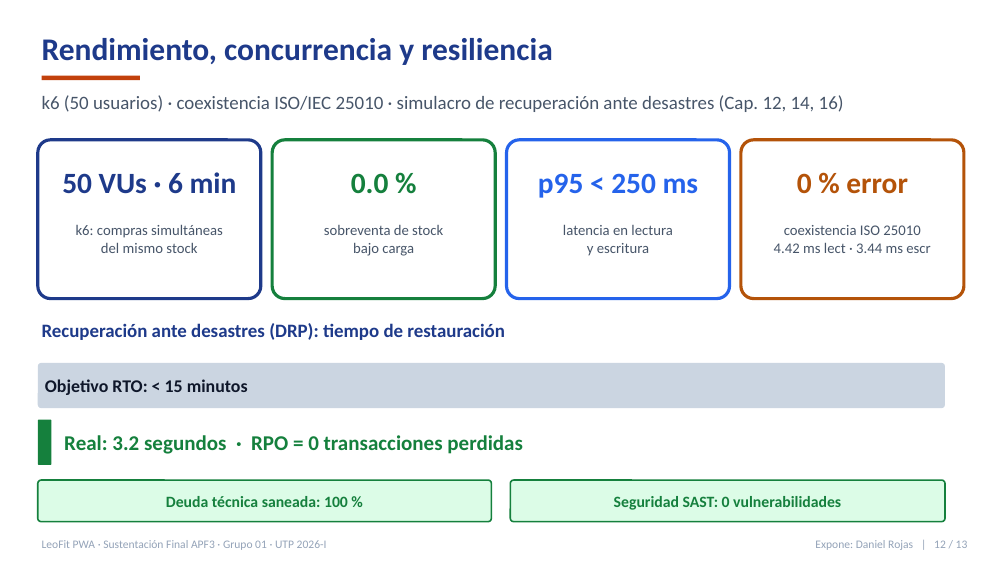
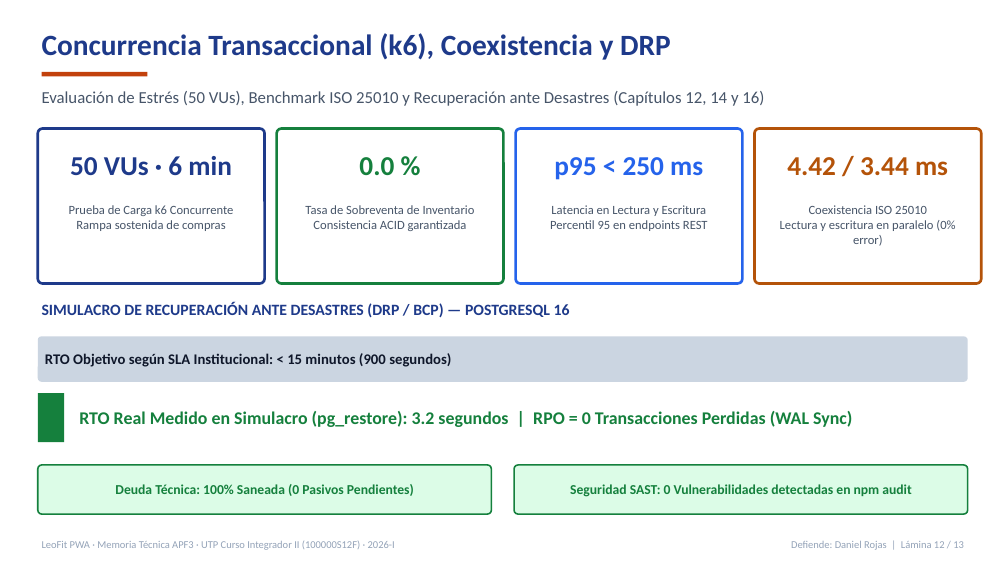
Before and after one commit to Leofit-Solutions-Grupo01/leofit-pedidos-sistema, a slide deck: slide 12 of docs/01_entregable_final_apf3/presentacion_sustentacion/APF3_LEOFIT_Presentacion.pptx. Drawn at 1008x567 pixels with LibreOffice and Linux fonts; fonts in the diff are those of the drawing. Boxes give left, top, right and bottom in pixels: in the first picture for what was removed or moved away, otherwise in the second. Text is boxed around its words. In the diff, an @@ line names an element or a change of style, - is before the commit and + after.

Commit message:
docs(apf3): upgrade presentation with real code snippets, ACID locks, DDL schemas and security telemetry

```diff
--- a/docs/01_entregable_final_apf3/presentacion_sustentacion/APF3_LEOFIT_Presentacion.pptx
+++ b/docs/01_entregable_final_apf3/presentacion_sustentacion/APF3_LEOFIT_Presentacion.pptx
@@ text at (42,33,671,60): text changed; size 30 to 28 pt @@
-Rendimiento, concurrencia y resiliencia
+Concurrencia Transaccional (k6), Coexistencia y DRP
@@ rectangle: place and size @@
-rectangle at (42,76,140,80)
+rectangle at (42,72,147,76)
@@ text at (42,91,764,106): text changed; size 18 to 16 pt @@
-k6 (50 usuarios) · coexistencia ISO/IEC 25010 · simulacro de recuperación ante desastres (Cap. 12, 14, 16)
+Evaluación de Estrés (50 VUs), Benchmark ISO 25010 y Recuperación ante Desastres (Capítulos 12, 14 y 16)
@@ text "50 VUs · 6 min": place and size @@
-text "50 VUs · 6 min" at (62,172,237,194)
+text "50 VUs · 6 min" at (70,156,232,175)
@@ rounded rectangle: place and size @@
-rounded rectangle at (38,140,261,299)
+rounded rectangle at (38,129,265,284)
@@ rounded rectangle at (38,129,265,284): outline #1E3A8A 3 pt to #1E3A8A 2.5 pt; proportions changed @@
@@ text "0.0 %": place and size @@
-text "0.0 %" at (351,173,389,193)
+text "0.0 %" at (359,157,394,175)
@@ rounded rectangle: place and size @@
-rounded rectangle at (272,140,495,299)
+rounded rectangle at (277,129,504,284)
@@ rounded rectangle at (277,129,504,284): outline #15803D 3 pt to #15803D 2.5 pt; proportions changed @@
@@ size 28 to 26 pt in 3 elements at (70,156,232,175), (359,157,394,175), (554,157,703,180) @@
@@ text "p95 < 250 ms": place and size @@
-text "p95 < 250 ms" at (538,173,699,198)
+text "p95 < 250 ms" at (554,157,703,180)
@@ rounded rectangle: place and size @@
-rounded rectangle at (507,140,730,299)
+rounded rectangle at (516,129,743,284)
@@ rounded rectangle at (516,129,743,284): outline #2563EB 3 pt to #2563EB 2.5 pt; proportions changed @@
@@ rounded rectangle: place and size @@
-rounded rectangle at (741,140,964,299)
+rounded rectangle at (755,129,982,284)
@@ rounded rectangle at (755,129,982,284): outline #B45309 3 pt to #B45309 2.5 pt; proportions changed @@
@@ text at (787,157,948,176): text changed; size 28 to 26 pt @@
-0 % error
+4.42 / 3.44 ms
@@ text at (69,205,234,231): text changed; size 14 to 12 pt @@
-k6: compras simultáneas
-del mismo stock
+Prueba de Carga k6 Concurrente
+Rampa sostenida de compras
@@ text at (305,205,475,231): text changed; size 14 to 12 pt @@
-sobreventa de stock
-bajo carga
+Tasa de Sobreventa de Inventario
+Consistencia ACID garantizada
@@ text at (550,205,708,231): text changed; size 14 to 12 pt @@
-latencia en lectura
-y escritura
+Latencia en Lectura y Escritura
+Percentil 95 en endpoints REST
@@ text at (780,205,955,246): text changed; size 14 to 12 pt @@
-coexistencia ISO 25010
-4.42 ms lect · 3.44 ms escr
+Coexistencia ISO 25010
+Lectura y escritura en paralelo (0% error)
@@ text at (42,302,570,317): text changed; size 18 to 15 pt @@
-Recuperación ante desastres (DRP): tiempo de restauración
+SIMULACRO DE RECUPERACIÓN ANTE DESASTRES (DRP / BCP) — POSTGRESQL 16
@@ rounded rectangle "RTO Objetivo según SLA Institucional: ...": place and size @@
-rounded rectangle "RTO Objetivo según SLA Institucional: ..." at (38,363,945,408)
+rounded rectangle "RTO Objetivo según SLA Institucional: ..." at (38,337,968,382)
@@ text in rounded rectangle at (45,353,451,367): text changed; size 17 to 14 pt @@
-Objetivo RTO: < 15 minutos
+RTO Objetivo según SLA Institucional: < 15 minutos (900 segundos)
@@ rectangle: place and size @@
-rectangle at (38,420,51,465)
+rectangle at (38,393,64,442)
@@ rectangle at (38,393,64,442): rounded rectangle to rectangle @@
@@ text at (79,411,852,427): text changed; size 20 to 17 pt @@
-Real: 3.2 segundos · RPO = 0 transacciones perdidas
+RTO Real Medido en Simulacro (pg_restore): 3.2 segundos | RPO = 0 Transacciones Perdidas (WAL Sync)
@@ rounded rectangle "Deuda Técnica: 100% Saneada (0 ...": place and size @@
-rounded rectangle "Deuda Técnica: 100% Saneada (0 ..." at (38,480,492,522)
+rounded rectangle "Deuda Técnica: 100% Saneada (0 ..." at (38,465,492,514)
@@ rounded rectangle "Seguridad SAST: 0 Vulnerabilidades detectadas ...": place and size @@
-rounded rectangle "Seguridad SAST: 0 Vulnerabilidades detectadas ..." at (510,480,945,522)
+rounded rectangle "Seguridad SAST: 0 Vulnerabilidades detectadas ..." at (514,465,968,514)
@@ text in rounded rectangle at (115,484,414,496): text changed; size 15 to 13 pt @@
-Deuda técnica saneada: 100 %
+Deuda Técnica: 100% Saneada (0 Pasivos Pendientes)
@@ text in rounded rectangle at (570,484,911,497): text changed; size 15 to 13 pt @@
-Seguridad SAST: 0 vulnerabilidades
+Seguridad SAST: 0 Vulnerabilidades detectadas en npm audit
@@ text at (42,541,395,550): text changed; size 11 to 10 pt @@
-LeoFit PWA · Sustentación Final APF3 · Grupo 01 · UTP 2026-I
+LeoFit PWA · Memoria Técnica APF3 · UTP Curso Integrador II (100000S12F) · 2026-I
@@ text at (791,541,964,550): text changed; size 11 to 10 pt @@
-Expone: Daniel Rojas | 12 / 13
+Defiende: Daniel Rojas | Lámina 12 / 13
```
Also in this commit, not shown: 2 other slides changed, 10 slides added, 10 slides removed, 2 other files.
